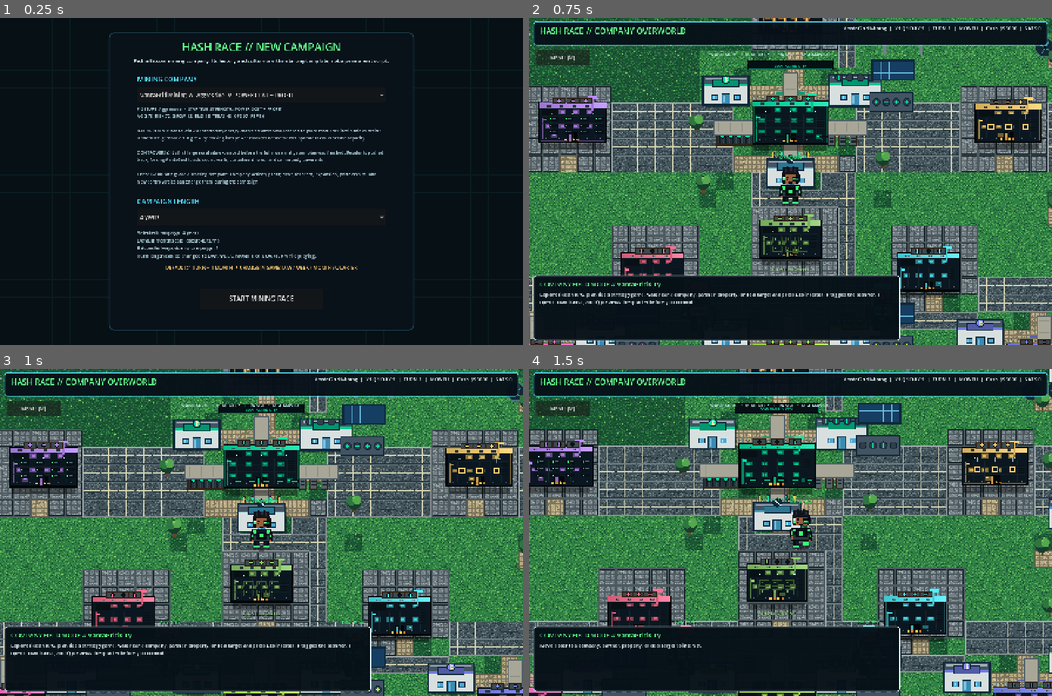
Above: before the commit, frames 1-4 (two rows, left to right).
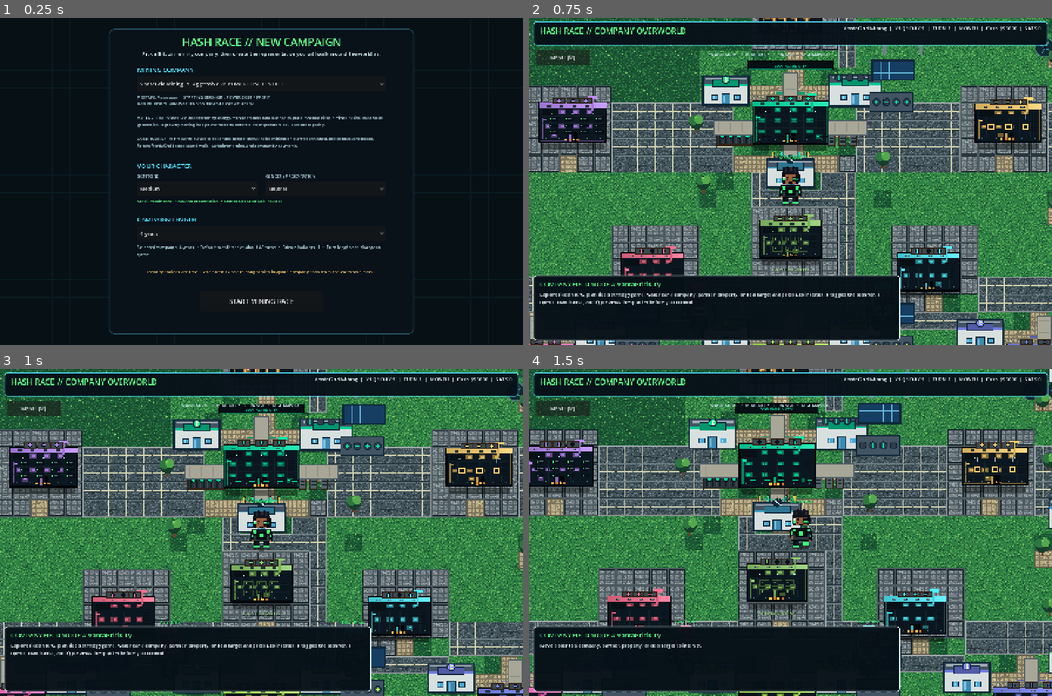
Above: after the commit, the same moments.

Repository: 1freetech/HashRace
Game: Godot game, scene res://scenes/campaign_setup.tscn
The game is run twice, just before and just after one commit, with the same random seed, the same clock (stepped at 60 frames per second) and the same inputs.
Inputs (mouse positions are in pixels of both pictures, inside the frame that each line leads up to):
- Up to frame 1 (0.25 s): no input
- Up to frame 2 (0.75 s): click "START MINING RACE" at 0.5 s
- Up to frame 3 (1 s): no input
- Up to frame 4 (1.5 s): tap Enter at 1.25 s; move the mouse to (905, 516) at 1.27 s; hold D from 1.28 s (still down); tap E at 1.35 s; click (905, 516) at 1.42 s

The runs differ from the first frame. In frame 1, 6.9% of the frame differs, in the area x 20-80%, y 3-97%; in frame 2, nothing differs; in frame 3, nothing differs; in frame 4, nothing differs.

Commit message:
v0.052 add character creation choices

Diff:
--- a/Godot/scripts/campaign_setup.gd
+++ b/Godot/scripts/campaign_setup.gd
@@ -1,6 +1,7 @@
 extends Control
 
 const Profiles = preload("res://scripts/company_profiles.gd")
+const CharacterCustomization = preload("res://scripts/character_customization.gd")
 const GREEN := Color("64ff8c")
 const CYAN := Color("52e7ff")
 const WHITE := Color("dffaff")
@@ -8,8 +9,11 @@
 
 var company_option: OptionButton
 var years_option: OptionButton
+var skin_tone_option: OptionButton
+var gender_option: OptionButton
 var company_label: Label
 var summary_label: Label
+var character_summary: Label
 
 func _ready() -> void:
     set_anchors_and_offsets_preset(Control.PRESET_FULL_RECT)
@@ -36,8 +40,8 @@
 
 func build_menu() -> void:
     var panel := Panel.new()
-    panel.position = Vector2(300, 40)
-    panel.size = Vector2(840, 820)
+    panel.position = Vector2(300, 30)
+    panel.size = Vector2(840, 840)
     var style := StyleBoxFlat.new()
     style.bg_color = PANEL
     style.border_width_left = 2
@@ -53,8 +57,8 @@
     add_child(panel)
 
     var title := Label.new()
-    title.position = Vector2(34, 18)
-    title.size = Vector2(772, 48)
+    title.position = Vector2(34, 14)
+    title.size = Vector2(772, 44)
     title.text = "HASH RACE // NEW CAMPAIGN"
     title.horizontal_alignment = HORIZONTAL_ALIGNMENT_CENTER
     title.add_theme_font_size_override("font_size", 30)
@@ -62,26 +66,26 @@
     panel.add_child(title)
 
     var subtitle := Label.new()
-    subtitle.position = Vector2(40, 68)
-    subtitle.size = Vector2(760, 42)
-    subtitle.text = "Pick a Bitcoin mining company. Its history and culture are the starting template, not a permanent script."
+    subtitle.position = Vector2(40, 58)
+    subtitle.size = Vector2(760, 38)
+    subtitle.text = "Pick a Bitcoin mining company, then create the representative you will walk around the world as."
     subtitle.horizontal_alignment = HORIZONTAL_ALIGNMENT_CENTER
     subtitle.add_theme_font_size_override("font_size", 14)
     subtitle.add_theme_color_override("font_color", WHITE)
     panel.add_child(subtitle)
 
     var company_hdr := Label.new()
-    company_hdr.position = Vector2(78, 116)
-    company_hdr.size = Vector2(300, 30)
+    company_hdr.position = Vector2(78, 100)
+    company_hdr.size = Vector2(300, 28)
     company_hdr.text = "MINING COMPANY"
-    company_hdr.add_theme_font_size_override("font_size", 18)
+    company_hdr.add_theme_font_size_override("font_size", 17)
     company_hdr.add_theme_color_override("font_color", CYAN)
     panel.add_child(company_hdr)
 
     company_option = OptionButton.new()
-    company_option.position = Vector2(78, 150)
-    company_option.size = Vector2(684, 44)
-    company_option.add_theme_font_size_override("font_size", 15)
+    company_option.position = Vector2(78, 130)
+    company_option.size = Vector2(684, 42)
+    company_option.add_theme_font_size_override("font_size", 14)
     for i in range(Profiles.PROFILES.size()):
         var profile: Dictionary = Profiles.PROFILES[i]
         company_option.add_item("%s  //  %s  //  %s" % [profile["name"], profile["posture"], profile["strengths"]], i)
@@ -89,25 +93,77 @@
     panel.add_child(company_option)
 
     company_label = Label.new()
-    company_label.position = Vector2(78, 202)
-    company_label.size = Vector2(684, 242)
+    company_label.position = Vector2(78, 180)
+    company_label.size = Vector2(684, 176)
     company_label.autowrap_mode = TextServer.AUTOWRAP_WORD_SMART
-    company_label.add_theme_font_size_override("font_size", 12)
+    company_label.add_theme_font_size_override("font_size", 11)
     company_label.add_theme_color_override("font_color", Color("b8dce5"))
     panel.add_child(company_label)
 
+    var character_hdr := Label.new()
+    character_hdr.position = Vector2(78, 365)
+    character_hdr.size = Vector2(300, 28)
+    character_hdr.text = "YOUR CHARACTER"
+    character_hdr.add_theme_font_size_override("font_size", 17)
+    character_hdr.add_theme_color_override("font_color", CYAN)
+    panel.add_child(character_hdr)
+
+    var skin_label := Label.new()
+    skin_label.position = Vector2(78, 397)
+    skin_label.size = Vector2(320, 22)
+    skin_label.text = "SKIN TONE"
+    skin_label.add_theme_font_size_override("font_size", 11)
+    skin_label.add_theme_color_override("font_color", Color("b8dce5"))
+    panel.add_child(skin_label)
+
+    var gender_label := Label.new()
+    gender_label.position = Vector2(432, 397)
+    gender_label.size = Vector2(320, 22)
+    gender_label.text = "GENDER / PRESENTATION"
+    gender_label.add_theme_font_size_override("font_size", 11)
+    gender_label.add_theme_color_override("font_color", Color("b8dce5"))
+    panel.add_child(gender_label)
+
+    skin_tone_option = OptionButton.new()
+    skin_tone_option.position = Vector2(78, 420)
+    skin_tone_option.size = Vector2(330, 40)
+    skin_tone_option.add_theme_font_size_override("font_size", 13)
+    for i in range(CharacterCustomization.SKIN_TONES.size()):
+        skin_tone_option.add_item(String(CharacterCustomization.SKIN_TONES[i]["name"]), i)
+    skin_tone_option.select(CharacterCustomization.DEFAULT_SKIN_TONE)
+    skin_tone_option.item_selected.connect(_on_character_changed)
+    panel.add_child(skin_tone_option)
+
+    gender_option = OptionButton.new()
+    gender_option.position = Vector2(432, 420)
+    gender_option.size = Vector2(330, 40)
+    gender_option.add_theme_font_size_override("font_size", 13)
+    for i in range(CharacterCustomization.GENDERS.size()):
+        gender_option.add_item(String(CharacterCustomization.GENDERS[i]["name"]), i)
+    gender_option.select(CharacterCustomization.DEFAULT_GENDER)
+    gender_option.item_selected.connect(_on_character_changed)
+    panel.add_child(gender_option)
+
+    character_summary = Label.new()
+    character_summary.position = Vector2(78, 466)
+    character_summary.size = Vector2(684, 40)
+    character_summary.autowrap_mode = TextServer.AUTOWRAP_WORD_SMART
+    character_summary.add_theme_font_size_override("font_size", 11)
+    character_summary.add_theme_color_override("font_color", GREEN)
+    panel.add_child(character_summary)
+
     var clock_label := Label.new()
-    clock_label.position = Vector2(78, 452)
-    clock_label.size = Vector2(300, 30)
+    clock_label.position = Vector2(78, 512)
+    clock_label.size = Vector2(300, 28)
     clock_label.text = "CAMPAIGN LENGTH"
-    clock_label.add_theme_font_size_override("font_size", 18)
+    clock_label.add_theme_font_size_override("font_size", 17)
     clock_label.add_theme_color_override("font_color", CYAN)
     panel.add_child(clock_label)
 
     years_option = OptionButton.new()
-    years_option.position = Vector2(78, 486)
-    years_option.size = Vector2(684, 44)
-    years_option.add_theme_font_size_override("font_size", 15)
+    years_option.position = Vector2(78, 542)
+    years_option.size = Vector2(684, 42)
+    years_option.add_theme_font_size_override("font_size", 14)
     for years in range(1, 21):
         years_option.add_item("%d year%s" % [years, "" if years == 1 else "s"], years)
     years_option.select(3)
@@ -115,32 +171,33 @@
     panel.add_child(years_option)
 
     summary_label = Label.new()
-    summary_label.position = Vector2(78, 542)
-    summary_label.size = Vector2(684, 88)
+    summary_label.position = Vector2(78, 592)
+    summary_label.size = Vector2(684, 62)
     summary_label.autowrap_mode = TextServer.AUTOWRAP_WORD_SMART
-    summary_label.add_theme_font_size_override("font_size", 13)
+    summary_label.add_theme_font_size_override("font_size", 12)
     summary_label.add_theme_color_override("font_color", Color("b8dce5"))
     panel.add_child(summary_label)
 
     var rule := Label.new()
-    rule.position = Vector2(78, 638)
-    rule.size = Vector2(684, 48)
-    rule.text = "DEFAULT: 1 TURN = 1 MONTH  •  CHANGE IN GAME: DAY / WEEK / MONTH / QUARTER"
+    rule.position = Vector2(78, 660)
+    rule.size = Vector2(684, 44)
+    rule.text = "Identity choices are free. Extra outfit skins are bought with in-game company cash from the Wardrobe menu."
     rule.autowrap_mode = TextServer.AUTOWRAP_WORD_SMART
     rule.horizontal_alignment = HORIZONTAL_ALIGNMENT_CENTER
-    rule.add_theme_font_size_override("font_size", 13)
+    rule.add_theme_font_size_override("font_size", 12)
     rule.add_theme_color_override("font_color", Color("ffcf72"))
     panel.add_child(rule)
 
     var start := Button.new()
-    start.position = Vector2(250, 704)
-    start.size = Vector2(340, 58)
+    start.position = Vector2(250, 722)
+    start.size = Vector2(340, 56)
     start.text = "START MINING RACE"
     start.add_theme_font_size_override("font_size", 18)
     start.pressed.connect(start_campaign)
     panel.add_child(start)
 
     _on_company_changed(0)
+    _on_character_changed(0)
     _on_clock_changed(years_option.selected)
 
 func _ratings_line(profile: Dictionary) -> String:
@@ -151,16 +208,26 @@
 
 func _on_company_changed(index: int) -> void:
     var profile: Dictionary = Profiles.PROFILES[index]
-    company_label.text = "POSTURE: %s  •  STARTING STRENGTH: %s\n%s\n\nBACKGROUND: %s\n\nCONTROVERSY: %s\n\nThese 0-100 ratings are a starting template. Company actions, profit, debt, research, expansion, partnerships, and new controversies can change them during the campaign." % [
+    company_label.text = "POSTURE: %s  •  STARTING STRENGTH: %s\n%s\n\nBACKGROUND: %s\n\nCONTROVERSY: %s" % [
         String(profile["posture"]), String(profile["strengths"]), _ratings_line(profile),
         String(profile["background"]), String(profile["controversy"])
+    ]
+
+func _on_character_changed(_index: int) -> void:
+    if not is_instance_valid(character_summary):
+        return
+    var skin_idx: int = skin_tone_option.get_item_id(skin_tone_option.selected)
+    var gender_idx: int = gender_option.get_item_id(gender_option.selected)
+    character_summary.text = "%s skin tone  •  %s presentation  •  Starter Operator Suit included" % [
+        String(CharacterCustomization.skin_tone(skin_idx)["name"]),
+        String(CharacterCustomization.gender(gender_idx)["name"])
     ]
 
 func _on_clock_changed(index: int) -> void:
     var years := years_option.get_item_id(index)
     var monthly_turns := years * 12
     var halving_count := int(years / 4)
-    summary_label.text = "Selected campaign: %d year%s\nDefault month scale: about %d turns\nBitcoin halvings during campaign: %d\nTurn length can be changed to DAY, WEEK, MONTH, or QUARTER while playing." % [
+    summary_label.text = "Selected campaign: %d year%s  •  Default month scale: about %d turns  •  Bitcoin halvings: %d  •  Turn length can change in game." % [
         years, "" if years == 1 else "s", monthly_turns, halving_count
     ]
 
@@ -168,6 +235,9 @@
     var years := years_option.get_item_id(years_option.selected)
     get_tree().set_meta("hashrace_company_idx", company_option.get_item_id(company_option.selected))
     get_tree().set_meta("hashrace_campaign_years", years)
+    get_tree().set_meta("hashrace_character_skin_tone", skin_tone_option.get_item_id(skin_tone_option.selected))
+    get_tree().set_meta("hashrace_character_gender", gender_option.get_item_id(gender_option.selected))
+    get_tree().set_meta("hashrace_character_outfit", CharacterCustomization.DEFAULT_OUTFIT)
     if get_tree().has_meta("hashrace_campaign_turns"):
         get_tree().remove_meta("hashrace_campaign_turns")
     get_tree().change_scene_to_file("res://scenes/world.tscn")
